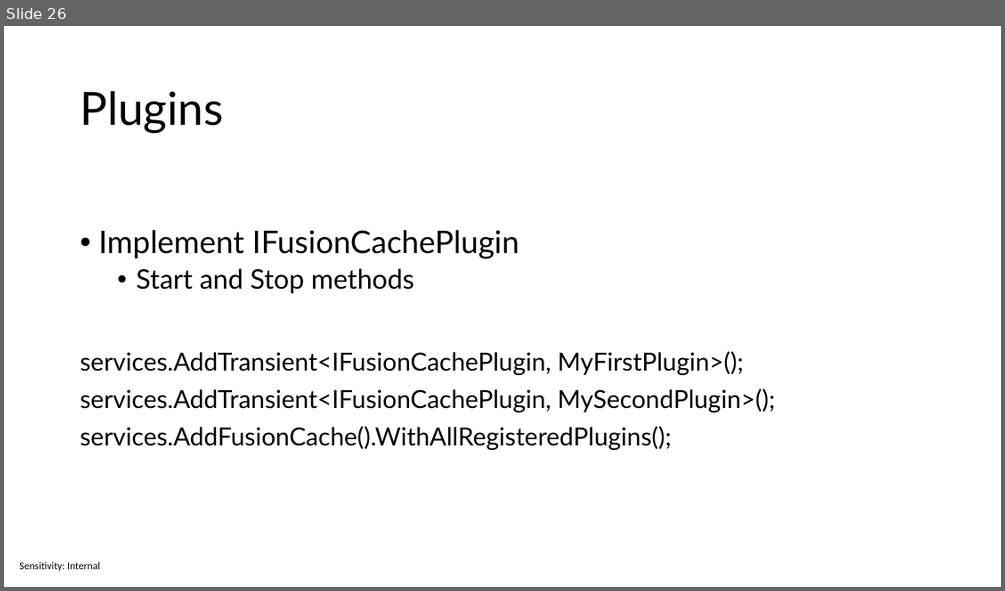
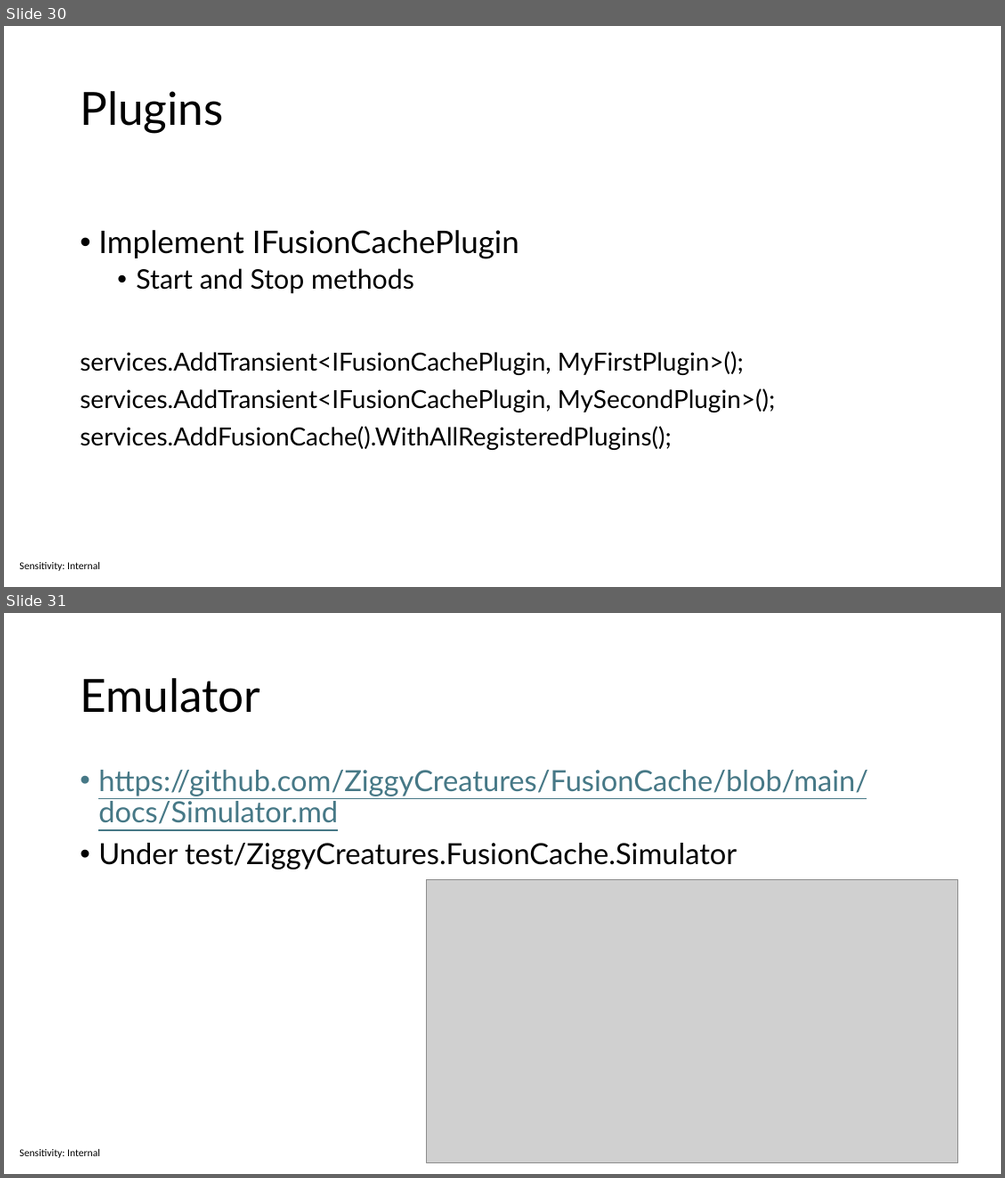
Before and after one commit to sabbadino/cache-like-a-pro-fusion-cache, a slide deck: cache-like-a-pro.pptx. Shown one above the other, each under a label of ours: slide 26 before the commit, slides 30 and 31 after it. The pictures are 1005x591 and 1005x1178 pixels, drawn with LibreOffice and Linux fonts; fonts in the diff are those of the drawing; grey boxes stand for pictures. Boxes give left, top, right and bottom in pixels: in the first picture for what was removed or moved away, otherwise in the second. Text is boxed around its words. In the diff, an @@ line names an element or a change of style, - is before the commit and + after.

```diff
--- a/cache-like-a-pro.pptx
+++ b/cache-like-a-pro.pptx
@@ slide 31 added at bbox=[4, 613, 1001, 1174], background #FFFFFF; not listed: 1 template element that a slide beside it also shows @@
@@ title added at bbox=[80, 678, 260, 713], 44 pt, text #000000 @@
+Emulator
@@ text added at bbox=[98, 770, 868, 869], 28 pt, text #467886, underline @@
+• https://github.com/ZiggyCreatures/FusionCache/blob/main/docs/Simulator.md
+• Under test/ZiggyCreatures.FusionCache.Simulator
@@ picture added at bbox=[426, 879, 957, 1163] @@
@@ what was slide 26 is now slide 30 @@
```
Also in this commit, not shown: 3 slides changed, 5 other slides added, 2 slides removed, 1 other file.
